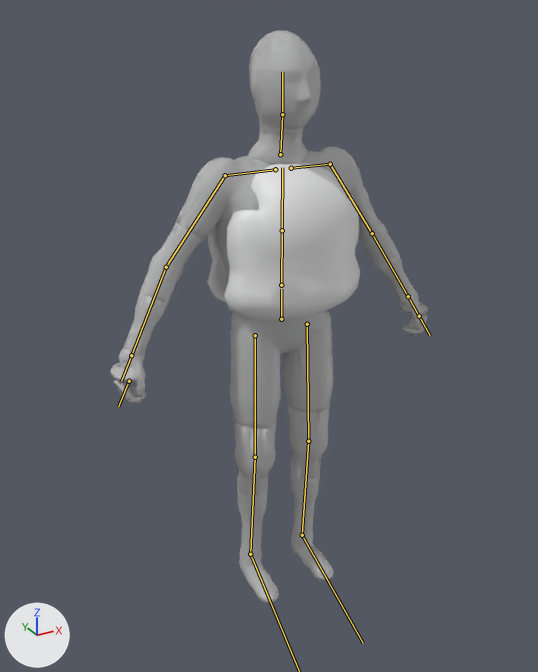
An edit to the glTF model assets/characters/triad/triad.gltf, drawn before and after from the same camera.
Camera for both pictures: a camera (50 mm lens) standing at (-1.056, -1.839, 1.838) and looking at (-0.049, -0.008, 0.922). Arrows for +X, +Y and +Z are at lower left; the lights stay in place. The picture after the commit comes second. The bones that change, and the others that lie on the model, are drawn over the model as lines.

In view in the first picture: 'part_body', 'part_forearm_L', 'part_forearm_R', 'part_hand_L', 'part_hand_R', 'part_head', 'part_shin_L', 'part_shin_R', 'part_thigh_L', 'part_thigh_R', 'part_upper_arm_L', 'part_upper_arm_R', 'triad', 'vest'.
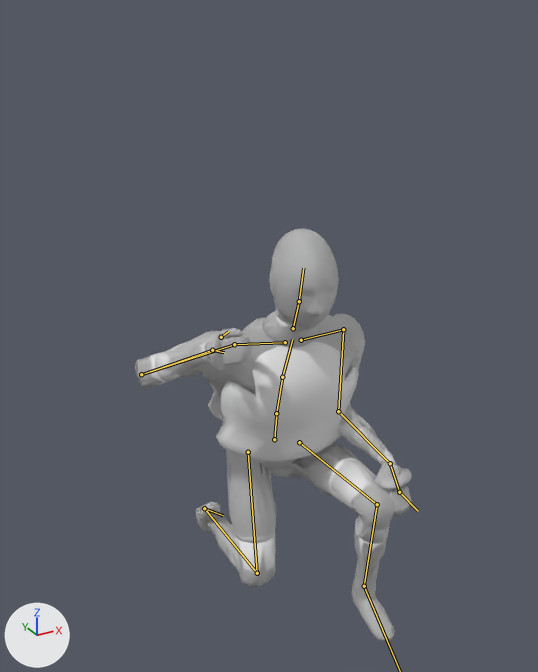
The newer file adds an action. The first version stands in its rest pose; the second is drawn at frame 44 of the action 'melee_crouch'.

The change, as a diff of the scene's bpy script:
```diff
--- a/assets/characters/triad/triad.gltf.py
+++ b/assets/characters/triad/triad.gltf.py
@@ bone_hips @@
 bone_hips = bpy.data.objects['triad_rig'].pose.bones['hips']  # child of 'root'
-bone_hips.location = (0.0, 0.0, 0.0)
-bone_hips.rotation_quaternion = (1.0, 0.0, 0.0, 0.0)  # degrees (0, 0, 0)
+bone_hips.location = (0.0, -0.451, -0.04)
+bone_hips.rotation_quaternion = (0.993, 0.083, -0.087, 0.007)  # degrees (10, -10, 0)
@@ bone_spine @@
 bone_spine = bpy.data.objects['triad_rig'].pose.bones['spine']  # child of 'hips'
-bone_spine.rotation_quaternion = (1.0, 0.0, 0.0, 0.0)  # degrees (0, 0, 0)
+bone_spine.rotation_quaternion = (0.996, 0.084, 0.0, 0.0)  # degrees (10, 0, 0)
@@ bone_chest @@
 bone_chest = bpy.data.objects['triad_rig'].pose.bones['chest']  # child of 'spine'
-bone_chest.rotation_quaternion = (1.0, 0.0, 0.0, 0.0)  # degrees (0, 0, 0)
+bone_chest.rotation_quaternion = (0.998, 0.063, 0.0, 0.0)  # degrees (7, 0, 0)
@@ bone_upper_arm_l @@
 bone_upper_arm_l = bpy.data.objects['triad_rig'].pose.bones['upper_arm.L']  # child of 'clavicle.L'
-bone_upper_arm_l.rotation_quaternion = (1.0, 0.0, 0.0, 0.0)  # degrees (0, 0, 0)
+bone_upper_arm_l.rotation_quaternion = (0.856, 0.092, -0.363, -0.355)  # degrees (30, -34, -54)
@@ bone_forearm_l @@
 bone_forearm_l = bpy.data.objects['triad_rig'].pose.bones['forearm.L']  # child of 'upper_arm.L'
-bone_forearm_l.rotation_quaternion = (1.0, 0.0, 0.0, 0.0)  # degrees (0, 0, 0)
+bone_forearm_l.rotation_quaternion = (0.824, 0.504, 0.0, -0.257)  # degrees (59, 15, -26)
@@ bone_hand_l @@
 bone_hand_l = bpy.data.objects['triad_rig'].pose.bones['hand.L']  # child of 'forearm.L'
-bone_hand_l.rotation_quaternion = (1.0, 0.0, 0.0, 0.0)  # degrees (0, 0, 0)
+bone_hand_l.rotation_quaternion = (0.452, -0.198, 0.816, 0.3)  # degrees (-37, 121, 6)
@@ bone_fingers_l @@
 bone_fingers_l = bpy.data.objects['triad_rig'].pose.bones['fingers.L']  # child of 'hand.L'
-bone_fingers_l.rotation_quaternion = (1.0, 0.0, 0.0, 0.0)  # degrees (0, 0, 0)
+bone_fingers_l.rotation_quaternion = (0.921, 0.389, 0.0, 0.0)  # degrees (46, 0, 0)
@@ bone_upper_arm_r @@
 bone_upper_arm_r = bpy.data.objects['triad_rig'].pose.bones['upper_arm.R']  # child of 'clavicle.R'
-bone_upper_arm_r.rotation_quaternion = (1.0, 0.0, 0.0, 0.0)  # degrees (0, 0, 0)
+bone_upper_arm_r.rotation_quaternion = (0.711, 0.098, 0.67, -0.188)  # degrees (-54, 82, -77)
@@ bone_forearm_r @@
 bone_forearm_r = bpy.data.objects['triad_rig'].pose.bones['forearm.R']  # child of 'upper_arm.R'
-bone_forearm_r.rotation_quaternion = (1.0, 0.0, 0.0, 0.0)  # degrees (0, 0, 0)
+bone_forearm_r.rotation_quaternion = (0.263, 0.859, 0.0, 0.439)  # degrees (136, -49, 21)
@@ bone_hand_r @@
 bone_hand_r = bpy.data.objects['triad_rig'].pose.bones['hand.R']  # child of 'forearm.R'
-bone_hand_r.rotation_quaternion = (1.0, 0.0, 0.0, 0.0)  # degrees (0, 0, 0)
+bone_hand_r.rotation_quaternion = (0.823, 0.198, 0.47, -0.249)  # degrees (11, 61, -27)
@@ bone_neck @@
 bone_neck = bpy.data.objects['triad_rig'].pose.bones['neck']  # child of 'chest'
-bone_neck.rotation_quaternion = (1.0, 0.0, 0.0, 0.0)  # degrees (0, 0, 0)
+bone_neck.rotation_quaternion = (0.998, -0.063, 0.0, 0.0)  # degrees (-7, 0, 0)
@@ bone_head @@
 bone_head = bpy.data.objects['triad_rig'].pose.bones['head']  # child of 'neck'
-bone_head.rotation_quaternion = (1.0, 0.0, 0.0, 0.0)  # degrees (0, 0, 0)
+bone_head.rotation_quaternion = (0.999, -0.042, 0.0, 0.0)  # degrees (-5, 0, 0)
@@ bone_thigh_l @@
 bone_thigh_l = bpy.data.objects['triad_rig'].pose.bones['thigh.L']  # child of 'hips'
-bone_thigh_l.rotation_quaternion = (1.0, 0.0, 0.0, 0.0)  # degrees (0, 0, 0)
+bone_thigh_l.rotation_quaternion = (0.647, 0.747, -0.005, 0.154)  # degrees (97, -14, 11)
@@ bone_shin_l @@
 bone_shin_l = bpy.data.objects['triad_rig'].pose.bones['shin.L']  # child of 'thigh.L'
-bone_shin_l.rotation_quaternion = (1.0, 0.0, 0.0, 0.0)  # degrees (0, 0, 0)
+bone_shin_l.rotation_quaternion = (0.653, -0.751, 0.0, -0.096)  # degrees (-97, -8, -7)
@@ bone_foot_l @@
 bone_foot_l = bpy.data.objects['triad_rig'].pose.bones['foot.L']  # child of 'shin.L'
-bone_foot_l.rotation_quaternion = (1.0, 0.0, 0.0, 0.0)  # degrees (0, 0, 0)
+bone_foot_l.rotation_quaternion = (0.995, 0.078, -0.015, -0.059)  # degrees (9, -1, -7)
@@ bone_thigh_r @@
 bone_thigh_r = bpy.data.objects['triad_rig'].pose.bones['thigh.R']  # child of 'hips'
-bone_thigh_r.rotation_quaternion = (1.0, 0.0, 0.0, 0.0)  # degrees (0, 0, 0)
+bone_thigh_r.rotation_quaternion = (0.964, 0.212, -0.158, -0.037)  # degrees (26, -17, -8)
@@ bone_shin_r @@
 bone_shin_r = bpy.data.objects['triad_rig'].pose.bones['shin.R']  # child of 'thigh.R'
-bone_shin_r.rotation_quaternion = (1.0, 0.0, 0.0, 0.0)  # degrees (0, 0, 0)
+bone_shin_r.rotation_quaternion = (0.646, -0.758, 0.0, 0.096)  # degrees (-99, 8, 7)
@@ bone_foot_r @@
 bone_foot_r = bpy.data.objects['triad_rig'].pose.bones['foot.R']  # child of 'shin.R'
-bone_foot_r.rotation_quaternion = (1.0, 0.0, 0.0, 0.0)  # degrees (0, 0, 0)
+bone_foot_r.rotation_quaternion = (-0.298, -0.949, -0.083, 0.064)  # degrees (146, 10, 7)
```

Where the change shows, as pixel boxes (x1, y1, x2, y2) in the pictures (538 x 672 px):
'triad', posed (13% narrower, 28% shorter): before (110, 30, 428, 603); after (135, 229, 412, 642)
'vest', posed: before (207, 162, 360, 321); after (202, 341, 359, 462)
'part_thigh_L', posed: before (288, 405, 330, 479); after (331, 460, 389, 543)
'part_thigh_R', posed: before (234, 419, 277, 497); after (228, 536, 275, 573)
'part_body', posed (23% shorter): before (176, 133, 370, 428); after (172, 316, 361, 544)
'part_forearm_R', posed: before (123, 293, 167, 356); after (155, 343, 204, 382)
'part_upper_arm_R', posed: before (140, 223, 203, 303); after (150, 349, 171, 384)
'part_shin_L', posed: before (291, 472, 318, 494); after (355, 530, 387, 554)
'part_forearm_L', posed: before (376, 253, 415, 301); after (344, 436, 393, 465)
'part_shin_R', posed: before (237, 489, 268, 511); after (225, 536, 235, 556)
'part_upper_arm_L', posed (not visible afterwards): before (359, 205, 397, 264)
'part_hand_L', posed: before (398, 289, 417, 302); after (381, 456, 396, 463)
'part_head', posed: before (260, 126, 303, 135); after (277, 314, 302, 329)
'part_hand_R', posed (not visible afterwards): before (120, 349, 145, 359)
bone 'hips', root to tip: before (281, 319) to (281, 289); after (274, 439) to (276, 416)
bone 'spine', root to tip: before (281, 285) to (282, 230); after (276, 413) to (282, 377)
bone 'chest', root to tip: before (282, 230) to (282, 167); after (282, 377) to (292, 339)
bone 'upper_arm.L', root to tip: before (330, 164) to (372, 233); after (343, 329) to (338, 411)
bone 'forearm.L', root to tip: before (372, 233) to (408, 296); after (338, 411) to (390, 463)
bone 'hand.L', root to tip: before (408, 296) to (419, 316); after (390, 463) to (399, 492)
bone 'fingers.L', root to tip: before (419, 316) to (430, 335); after (399, 492) to (418, 511)
bone 'upper_arm.R', root to tip: before (225, 175) to (166, 267); after (234, 344) to (141, 374)
bone 'forearm.R', root to tip: before (166, 267) to (131, 355); after (141, 374) to (212, 350)
bone 'hand.R', root to tip: before (131, 355) to (121, 381); after (212, 350) to (224, 352)
bone 'neck', root to tip: before (280, 154) to (282, 114); after (293, 328) to (299, 301)
bone 'head', root to tip: before (282, 114) to (282, 72); after (299, 301) to (303, 268)
bone 'thigh.L', root to tip: before (307, 324) to (308, 441); after (299, 442) to (377, 504)
bone 'shin.L', root to tip: before (308, 441) to (302, 535); after (377, 504) to (364, 586)
bone 'thigh.R', root to tip: before (255, 335) to (255, 457); after (248, 452) to (257, 573)
bone 'shin.R', root to tip: before (255, 457) to (250, 554); after (257, 573) to (204, 508)
